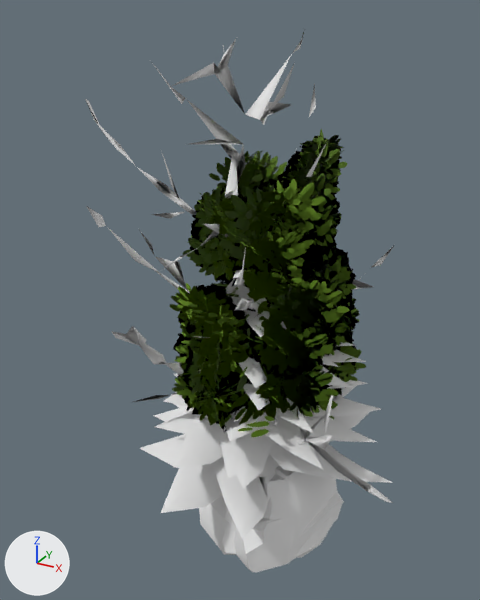
An edit to the glTF model pirate-src/assets/nature.glb, drawn before and after from the same camera.
Rendered twice from a 50 mm lens placed at (5.43, -10.98, 11.21), pointed at (-0.52, -0.15, 5.8). Arrows for +X, +Y and +Z are at lower left; the lights stay in place. The older version comes first. Where no turn or scale is listed for an object, it has been applied to the vertices. Vertices at exactly the same position are counted once.

The scene before the commit, as lines of its bpy script (objects in view):
```python
me_mesh_10 = bpy.data.meshes.new('Mesh_10')
me_mesh_10.from_pydata(...)  # 269 vertices, 383 faces; spans x -3.24..3.36, y -3.02..3.02, z 0.0..10.9
me_mesh_10.materials.append(mat_bark_deadtree)  # its picture is missing
me_mesh_3 = bpy.data.meshes.new('Mesh_3')
me_mesh_3.from_pydata(...)  # 2676 vertices, 1338 faces; spans x -2.23..2.23, y -2.14..2.14, z 3.13..7.64
me_mesh_3.materials.append(mat_leaves_normaltree)
me_mesh_5 = bpy.data.meshes.new('Mesh_5')
me_mesh_5.from_pydata(...)  # 3112 vertices, 1532 faces; spans x -2.03..2.03, y -2.12..2.12, z 2.82..9.43
me_mesh_5.materials.append(mat_leaves_normaltree)
me_mesh_9 = bpy.data.meshes.new('Mesh_9')
me_mesh_9.from_pydata(...)  # 665 vertices, 770 faces; spans x -2.86..2.86, y -2.61..2.61, z 1.35..7.38
me_mesh_9.materials.append(mat_leaves_pine)  # its picture is missing
ob_commontree_2_leaves_normaltree = bpy.data.objects.new('CommonTree_2_Leaves_NormalTree', me_mesh_3)
ob_commontree_2_leaves_normaltree.location = (0.0, 0.0, 0.0)
ob_commontree_3_leaves_normaltree = bpy.data.objects.new('CommonTree_3_Leaves_NormalTree', me_mesh_5)
ob_commontree_3_leaves_normaltree.location = (0.0, 0.0, 0.0)
ob_deadtree_2_bark_deadtree = bpy.data.objects.new('DeadTree_2_Bark_DeadTree', me_mesh_10)
ob_deadtree_2_bark_deadtree.location = (0.0, 0.0, 0.0)
ob_pine_2_leaves_pine = bpy.data.objects.new('Pine_2_Leaves_Pine', me_mesh_9)
ob_pine_2_leaves_pine.location = (0.0, 0.0, 0.0)
# also in view: 'Rock_Medium_1_Rocks' at (0.0, 0.0, 1.13); 'Rock_Medium_3_Rocks' at (0.0, 0.0, 1.16); 'Pine_1_Leaves_Pine' at (0.0, 0.0, 4.86); 'CommonTree_1_Leaves_NormalTree' at (0.13, -0.11, 5.0)
```
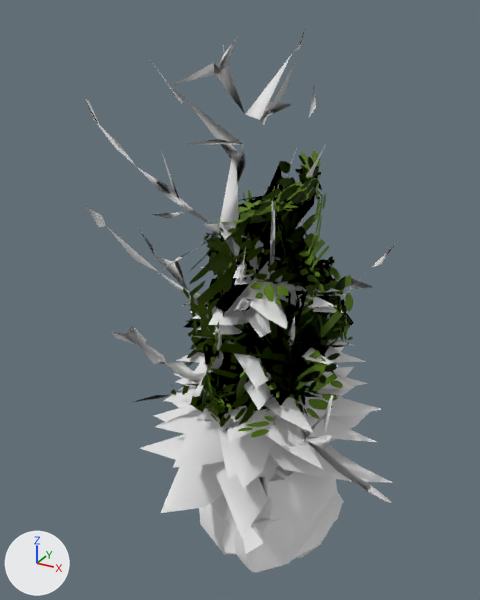
The change, as JSON lines over the scene's bpy script:
```json
{"block": "me_mesh_3", "where": "# used by ob_commontree_2_leaves_normaltree; location = (0.0, 0.0, 0.0)"}
{"op": "remove", "block": "me_mesh_3", "code": "me_mesh_3.from_pydata(...)  # 2676 vertices, 1338 faces; spans x -2.23..2.23, y -2.14..2.14, z 3.13..7.64"}
{"op": "add", "block": "me_mesh_3", "code": "me_mesh_3.from_pydata(...)  # 68 vertices, 480 faces; spans x -1.9..2.03, y -1.86..1.82, z 3.13..7.28"}
{"block": "me_mesh_3", "change": "me_mesh_3 part 1: 606 loose pieces with 2424 vertices, spanning x -2.19..2.12, y -2.07..2.14, z 3.19..7.64, are deleted"}
{"block": "me_mesh_3", "change": "me_mesh_3 part 2: 184 vertices removed from x -2.23..2.23, y -2.14..1.75, z 3.39..7.4"}
{"block": "me_mesh_5", "where": "# used by ob_commontree_3_leaves_normaltree; location = (0.0, 0.0, 0.0)"}
{"op": "remove", "block": "me_mesh_5", "code": "me_mesh_5.from_pydata(...)  # 3112 vertices, 1532 faces; spans x -2.03..2.03, y -2.12..2.12, z 2.82..9.43"}
{"op": "add", "block": "me_mesh_5", "code": "me_mesh_5.from_pydata(...)  # 40 vertices, 192 faces; spans x -1.53..1.06, y -2.02..1.64, z 3.43..8.83"}
{"block": "me_mesh_5", "change": "me_mesh_5 part 3: 755 loose pieces with 2973 vertices, spanning x -2.03..2.03, y -2.12..2.12, z 2.82..9.43, are deleted"}
{"block": "me_mesh_5", "change": "me_mesh_5 part 4"}
{"block": "me_mesh_5", "change": "104 vertices are removed from x -1.77..1.68, y -2.06..2.1, z 3.09..9.13"}
{"block": "me_mesh_5", "change": "69 faces are deleted"}
{"block": "me_mesh_5", "change": "5 vertices are added at (-1.34, -0.99, 4.81), (0.78, 0.37, 7.83), (-0.45, 1.6, 7.57), (0.74, 0.38, 3.6), (-0.64, 1.35, 6.62)"}
{"block": "me_mesh_5", "change": "192 new faces join them"}
{"block": "me_mesh_9", "where": "# used by ob_pine_2_leaves_pine; location = (0.0, 0.0, 0.0)"}
{"op": "remove", "block": "me_mesh_9", "code": "me_mesh_9.from_pydata(...)  # 665 vertices, 770 faces; spans x -2.86..2.86, y -2.61..2.61, z 1.35..7.38"}
{"op": "add", "block": "me_mesh_9", "code": "me_mesh_9.from_pydata(...)  # 526 vertices, 611 faces; spans x -2.86..2.86, y -2.61..2.61, z 1.35..7.38"}
{"block": "me_mesh_9", "change": "me_mesh_9 part 5"}
{"block": "me_mesh_9", "change": "139 vertices are removed from x -1.84..1.15, y -1.94..1.88, z 1.55..7.36"}
{"block": "me_mesh_9", "change": "247 faces are deleted"}
{"block": "me_mesh_9", "change": "88 new faces join them"}
```

Where the change shows, as pixel boxes (x1, y1, x2, y2) in the pictures (480 x 600 px):
```json
{"object": "CommonTree_3_Leaves_NormalTree", "change": "reshaped", "before": [170, 129, 349, 419], "after": [183, 151, 326, 374], "on screen": "20% narrower, 23% shorter"}
{"object": "Pine_2_Leaves_Pine", "change": "reshaped", "before": [140, 278, 393, 538], "after": [140, 239, 393, 538]}
{"object": "CommonTree_2_Leaves_NormalTree", "change": "reshaped", "before": [172, 245, 366, 425], "after": [170, 232, 353, 419]}
{"part": 1, "of": "me_mesh_3", "change": "deleted", "before": [174, 245, 362, 425], "on screen": "green"}
{"part": 2, "of": "me_mesh_3", "change": "deleted", "before": [172, 252, 366, 419], "on screen": "mostly hidden"}
{"part": 3, "of": "me_mesh_5", "change": "deleted", "before": [170, 129, 349, 419], "on screen": "green"}
{"part": 4, "of": "me_mesh_5", "change": "cut back", "before": [175, 140, 343, 379], "after": [183, 151, 326, 374]}
{"part": 5, "of": "me_mesh_9", "change": "reshaped", "before": [140, 285, 339, 538], "after": [140, 270, 346, 538], "on screen": "mostly hidden"}
```
